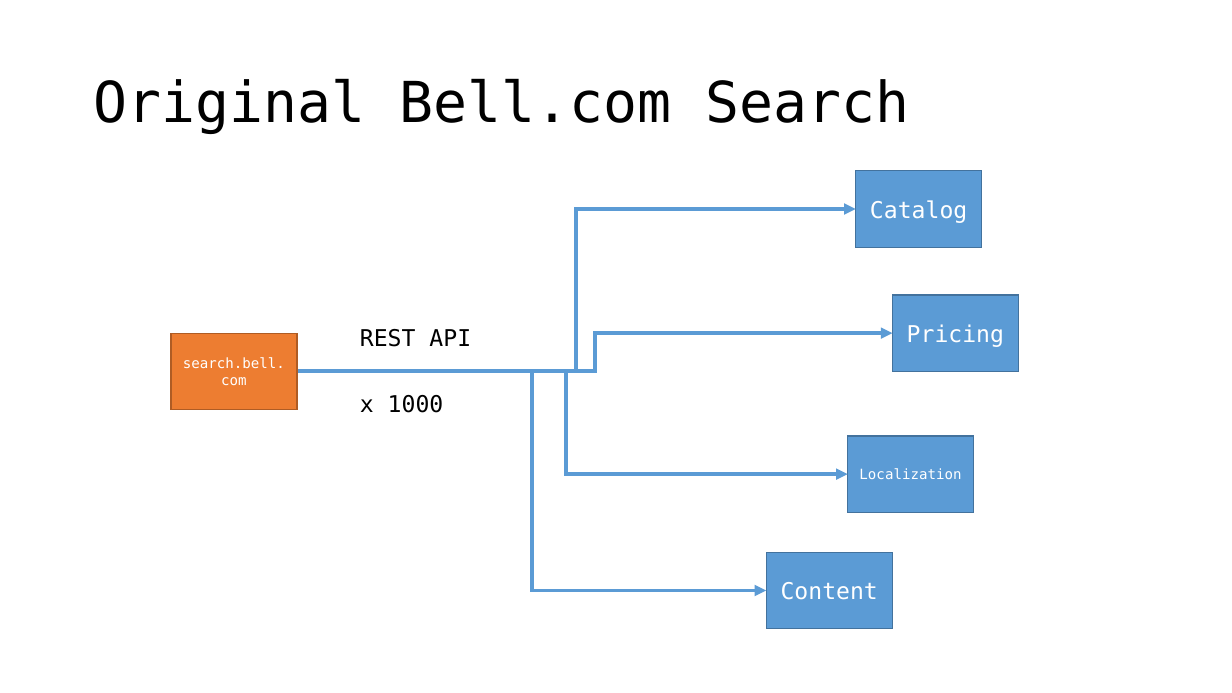
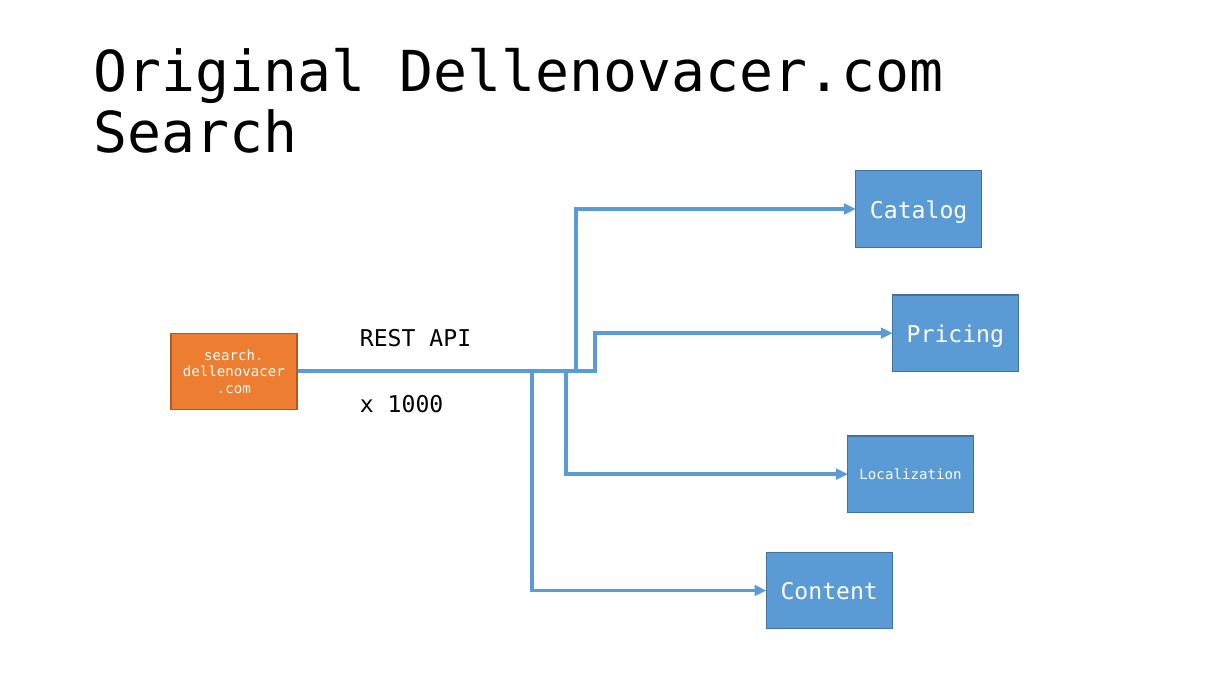
Before and after one commit to jbogard/presentations, a slide deck: slide 30 of AvoidingMicroserviceMegadisasters/AvoidingMicroserviceMegadisasters.pptx (slide 27 before the commit). Drawn at 1232x693 pixels with LibreOffice and Linux fonts; fonts in the diff are those of the drawing. Boxes give left, top, right and bottom in pixels: in the first picture for what was removed or moved away, otherwise in the second. Text is boxed around its words. In the diff, an @@ line names an element or a change of style, - is before the commit and + after.

```diff
--- a/AvoidingMicroserviceMegadisasters/AvoidingMicroserviceMegadisasters.pptx
+++ b/AvoidingMicroserviceMegadisasters/AvoidingMicroserviceMegadisasters.pptx
@@ title at bbox=[94, 47, 944, 153]: text changed @@
-Original Bell.com Search
+Original Dellenovacer.com Search
@@ text in rectangle at bbox=[183, 349, 285, 393]: text changed @@
-search.bell.com
+search. dellenovacer.com
```
Also in this commit, not shown: 10 other slides changed, 13 slides added, 1 slide removed, 4 other files.
